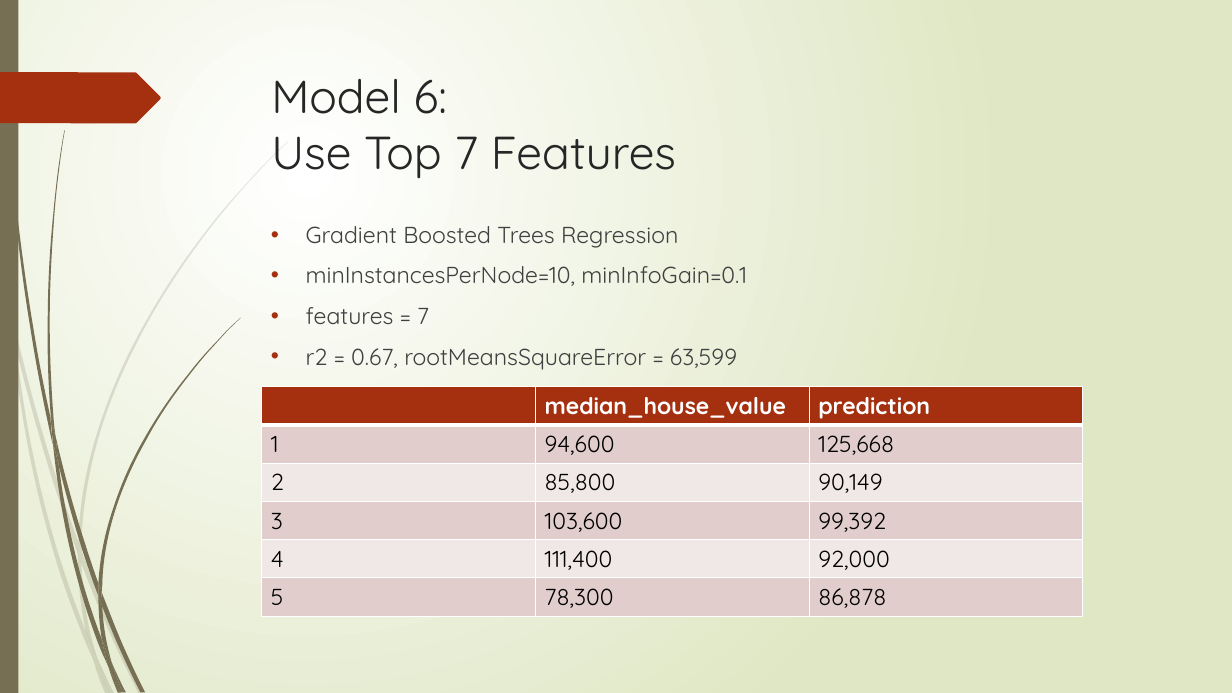
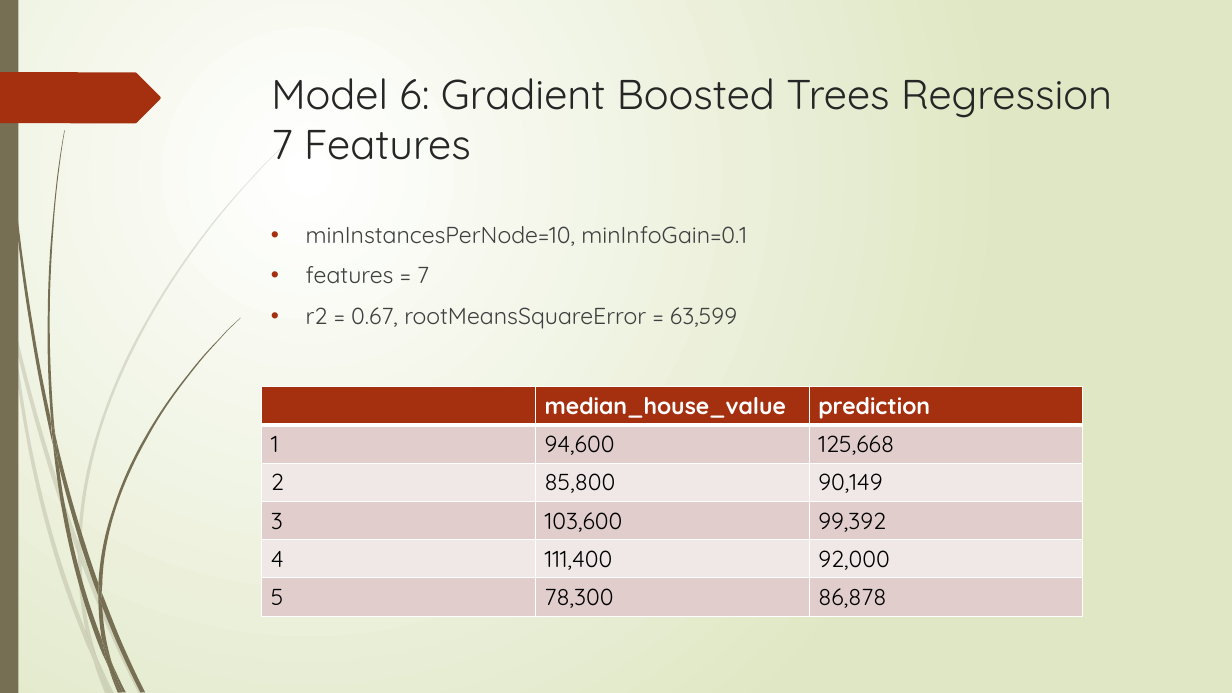
Before and after one commit to Flying-Bananasuar/MachineLearning, a slide deck: slide 20 of Predicting California Housing Price.pptx (slide 22 before the commit). Drawn at 1232x693 pixels with LibreOffice and Linux fonts; fonts in the diff are those of the drawing. Boxes give left, top, right and bottom in pixels: in the first picture for what was removed or moved away, otherwise in the second. Text is boxed around its words. In the diff, an @@ line names an element or a change of style, - is before the commit and + after.

```diff
--- a/Predicting California Housing Price.pptx
+++ b/Predicting California Housing Price.pptx
@@ title at (271,78,1112,160): text changed; size 36 to 32.4 pt @@
-Model 6:
-Use Top 7 Features
+Model 6: Gradient Boosted Trees Regression
+7 Features
@@ text at (306,226,678,248): paragraph removed @@
-• Gradient Boosted Trees Regression
```
Also in this commit, not shown: 16 other slides changed, 2 slides removed.
